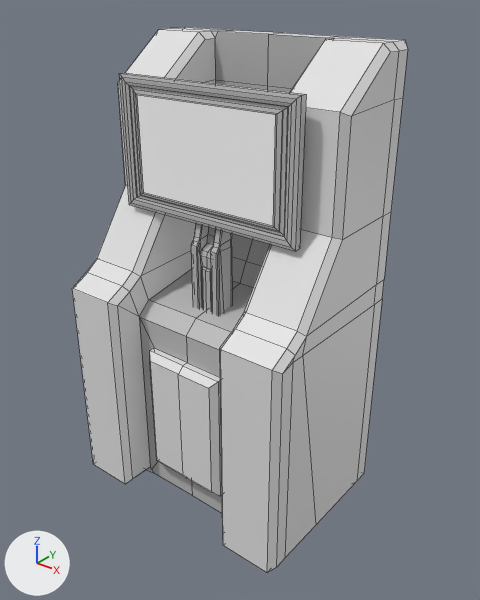
Before and after pictures for a commit that changed the FBX model CFA/Content/Assets/Models/ComputerConsole02.fbx.
Both versions are drawn from a camera (50 mm lens) standing at (1.78, -2.23, 2.32) and looking at (0.07, -0.1, 1.0). Arrows for +X, +Y and +Z are at lower left; the lights stay in place. Mesh edges are drawn as thin lines. Where no turn or scale is listed for an object, it has been applied to the vertices.
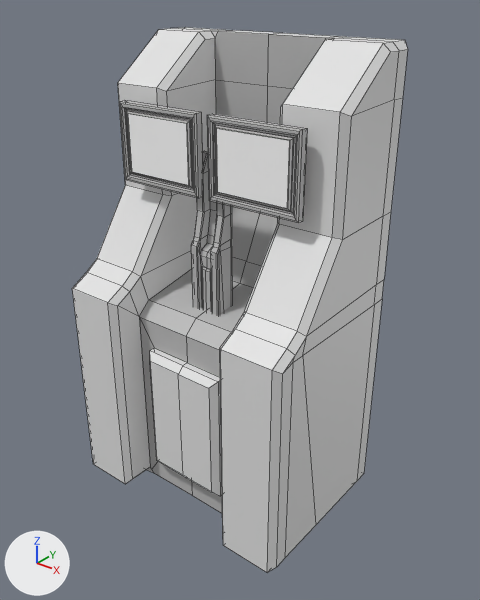
What the commit changed:
me_mesh is used by ob_polysurface35; location (0.0, 0.0, 0.0).
me_mesh had 448 vertices, 442 faces and spanned x -0.6..0.6, y -0.53..0.29, z 0.0..2.1.
me_mesh now has 496 vertices, 488 faces and spans x -0.6..0.6, y -0.53..0.29, z 0.0..2.1.
me_mesh part 1: the loose piece of 48 vertices spanning x -0.46..0.46, y -0.25..-0.19, z 1.38..1.95 is scaled about its middle by (0.48, 1, 0.6), then moved by (0.25, 0.0, 0.0).
me_mesh part 2: a new loose piece of 48 vertices spanning x -0.47..-0.03, y -0.25..-0.19, z 1.49..1.84.

Pixel boxes [x1, y1, x2, y2] of what changed, in the pictures (480 x 600 px; the box of a moved part takes in the faces that stretch with it):
part 1 of me_mesh, moved or reshaped: before [119, 73, 306, 251]; after [207, 114, 307, 223]
part 2 of me_mesh, added: after [120, 100, 203, 198]
